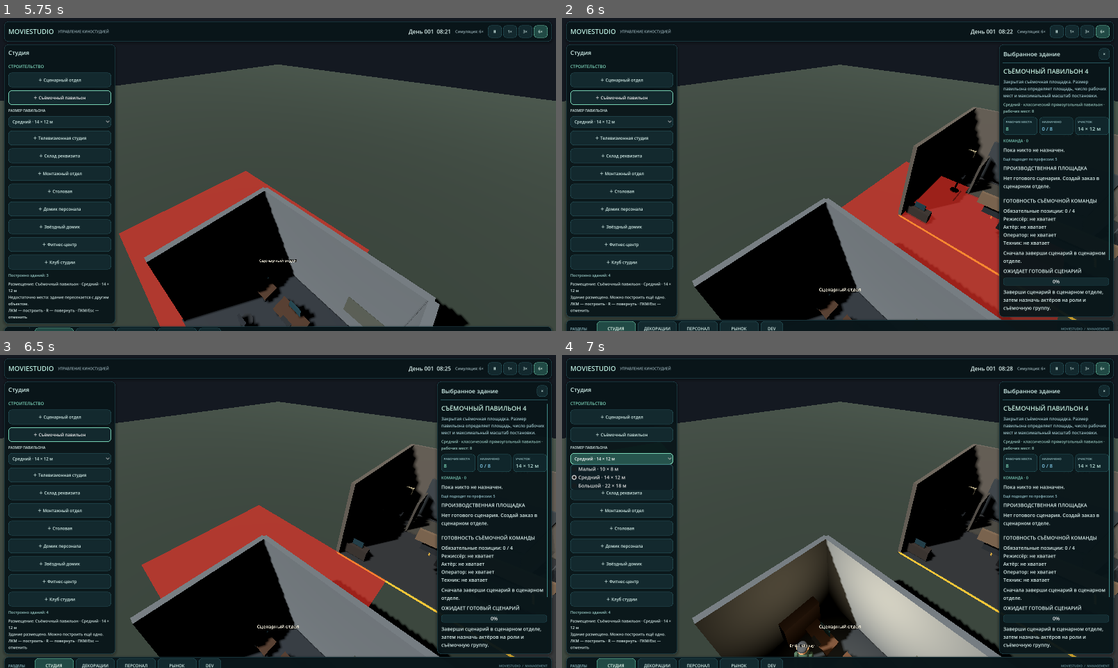
Above: before the commit, frames 1-4 (two rows, left to right).
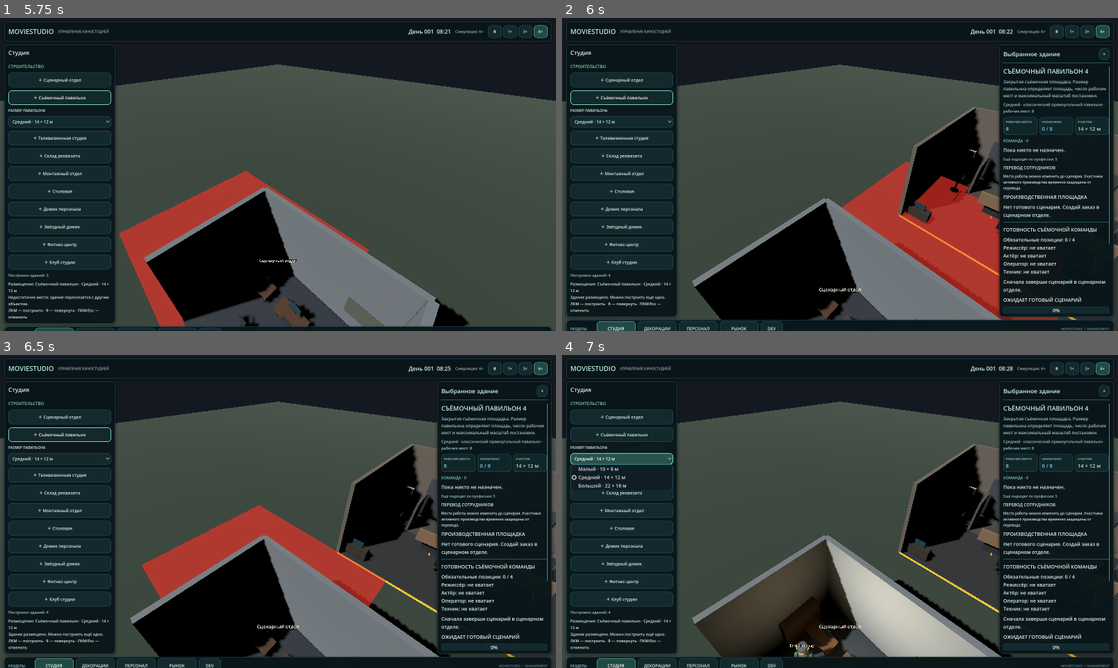
Above: after the commit, the same moments.

Repository: Teft3lb/MovieStudio
Game: Godot game, scene res://scenes/main.tscn
Same seed, same stepped clock (60 frames per second), same inputs: the game is played once before the commit and once after it.
Inputs (mouse positions are in pixels of both pictures, inside the frame that each line leads up to):
- Up to frame 1 (5.75 s): click "Ⅱ" at 0.5 s; click "1×" at 1.25 s; click "3×" at 2 s; click "6×" at 2.75 s; click "＋ Сценарный отдел" at 3.5 s; click "＋ Съёмочный павильон" at 4.25 s; tap Enter at 5 s; move the mouse to (250, 237) at 5.02 s; hold W from 5.03 s (still down); hold Shift from 5.03 s (still down); click (250, 237) at 5.17 s
- Up to frame 2 (6 s): release W at 5.75 s; release Shift at 5.75 s; drag from (1006, 221) to (812, 237) at 5.77 s
- Up to frame 3 (6.5 s): no input
- Up to frame 4 (7 s): click "Средний · 14 × 12 м" at 6.5 s

Frame 1 is identical in both runs. In frame 2, 2.7% of the frame differs, in the area x 79-99%, y 47-95%; in frame 3, 2.7%; in frame 4, 2.7%.

Commit message:
feat(studio): show script-independent staff transfer controls on building inspector

Diff:
--- a/scripts/presentation/studio/studio_building_inspector_controller.gd
+++ b/scripts/presentation/studio/studio_building_inspector_controller.gd
@@ -303,6 +303,7 @@
 	eligible_summary.add_theme_font_size_override("font_size", 10)
 	eligible_summary.add_theme_color_override("font_color", Color(0.58, 0.76, 0.79, 1.0))
 	_detail_layout.add_child(eligible_summary)
+	_build_workplace_reassignment_controls(assigned_staff)
 	if building_type_id == "script_department":
 		_build_script_department_detail(assigned_staff)
 	elif building_type_id == "sound_stage":
@@ -312,6 +313,87 @@
 	elif building_type_id == "editing_suite":
 		_manager.call("build_film_editing_detail", _detail_layout, assigned_staff)
 	_apply_inspector_width_constraints(_detail_layout)
+
+
+func _build_workplace_reassignment_controls(assigned_staff: Array) -> void:
+	if not is_instance_valid(_character_manager) or not is_instance_valid(_manager):
+		return
+	var heading := Label.new()
+	heading.text = "ПЕРЕВОД СОТРУДНИКОВ"
+	heading.add_theme_font_size_override("font_size", 12)
+	_detail_layout.add_child(heading)
+	var hint := Label.new()
+	hint.text = "Место работы можно изменить до сценария. Участники активного производства временно защищены от перевода."
+	hint.autowrap_mode = TextServer.AUTOWRAP_WORD_SMART
+	hint.add_theme_font_size_override("font_size", 10)
+	_detail_layout.add_child(hint)
+	for employee in assigned_staff:
+		var employee_id: String = str(employee.id)
+		var row := VBoxContainer.new()
+		var name_label := Label.new()
+		name_label.text = employee.get_full_name()
+		name_label.add_theme_font_size_override("font_size", 11)
+		row.add_child(name_label)
+		var destination := OptionButton.new()
+		destination.fit_to_longest_item = false
+		destination.size_flags_horizontal = Control.SIZE_EXPAND_FILL
+		var selected_index: int = -1
+		var choices_count: int = 0
+		var can_change: bool = bool(_character_manager.call(
+			"can_reassign_employee_workplace", employee_id
+		))
+		for building in _manager.call("get_buildings"):
+			if not bool(building.is_operational):
+				continue
+			if not BUILDING_CATALOG_SCRIPT.accepts_profession(
+				str(building.building_type_id), str(employee.profession_id)
+			):
+				continue
+			var building_id: String = str(building.id)
+			var assigned_count: int = _character_manager.call(
+				"get_employees_assigned_to_building", building_id
+			).size()
+			var capacity: int = BUILDING_CATALOG_SCRIPT.get_workplace_capacity_for_building(building)
+			var current: bool = building_id == str(_selected_building_id)
+			var item_index: int = destination.get_item_count()
+			destination.add_item("%s · %d/%d" % [
+				str(building.display_name), assigned_count, capacity
+			])
+			destination.set_item_metadata(item_index, building_id)
+			destination.set_item_disabled(
+				item_index,
+				(not can_change) or (assigned_count >= capacity and not current)
+			)
+			if current:
+				selected_index = item_index
+			choices_count += 1
+		if selected_index >= 0:
+			destination.select(selected_index)
+		destination.disabled = not can_change or choices_count < 2
+		destination.item_selected.connect(
+			_on_workplace_reassignment_selected.bind(employee_id, destination)
+		)
+		row.add_child(destination)
+		_detail_layout.add_child(row)
+
+
+func _on_workplace_reassignment_selected(
+	selected_index: int,
+	employee_id: String,
+	option: OptionButton
+) -> void:
+	if (
+		not is_instance_valid(option)
+		or selected_index < 0
+		or selected_index >= option.get_item_count()
+	):
+		return
+	var building_id: String = str(option.get_item_metadata(selected_index))
+	if is_instance_valid(_character_manager):
+		_character_manager.call(
+			"set_employee_workplace_assignment", employee_id, building_id
+		)
+	refresh_selected_building()
 
 
 func _apply_inspector_width_constraints(node: Node) -> void:
